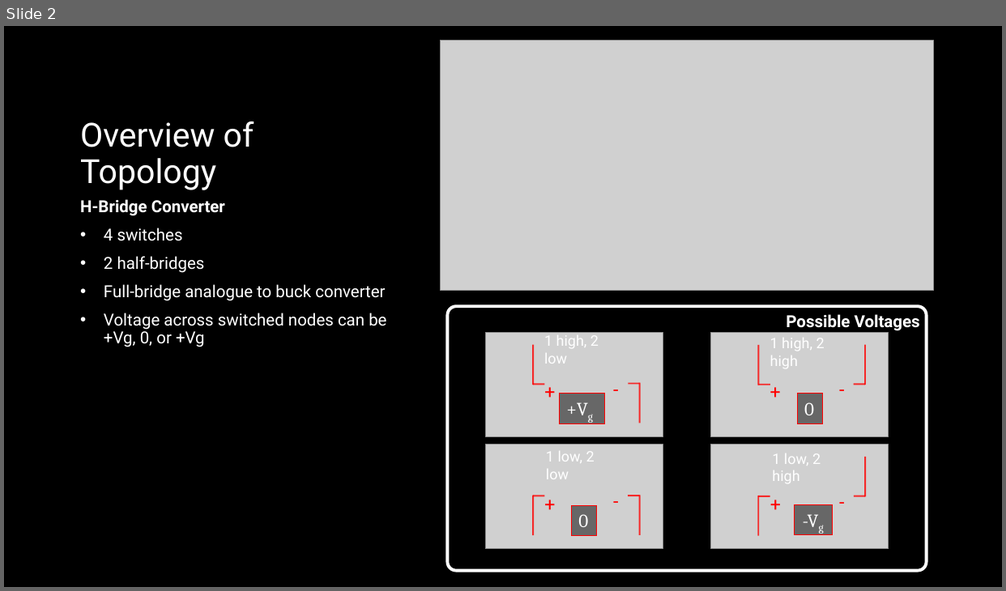
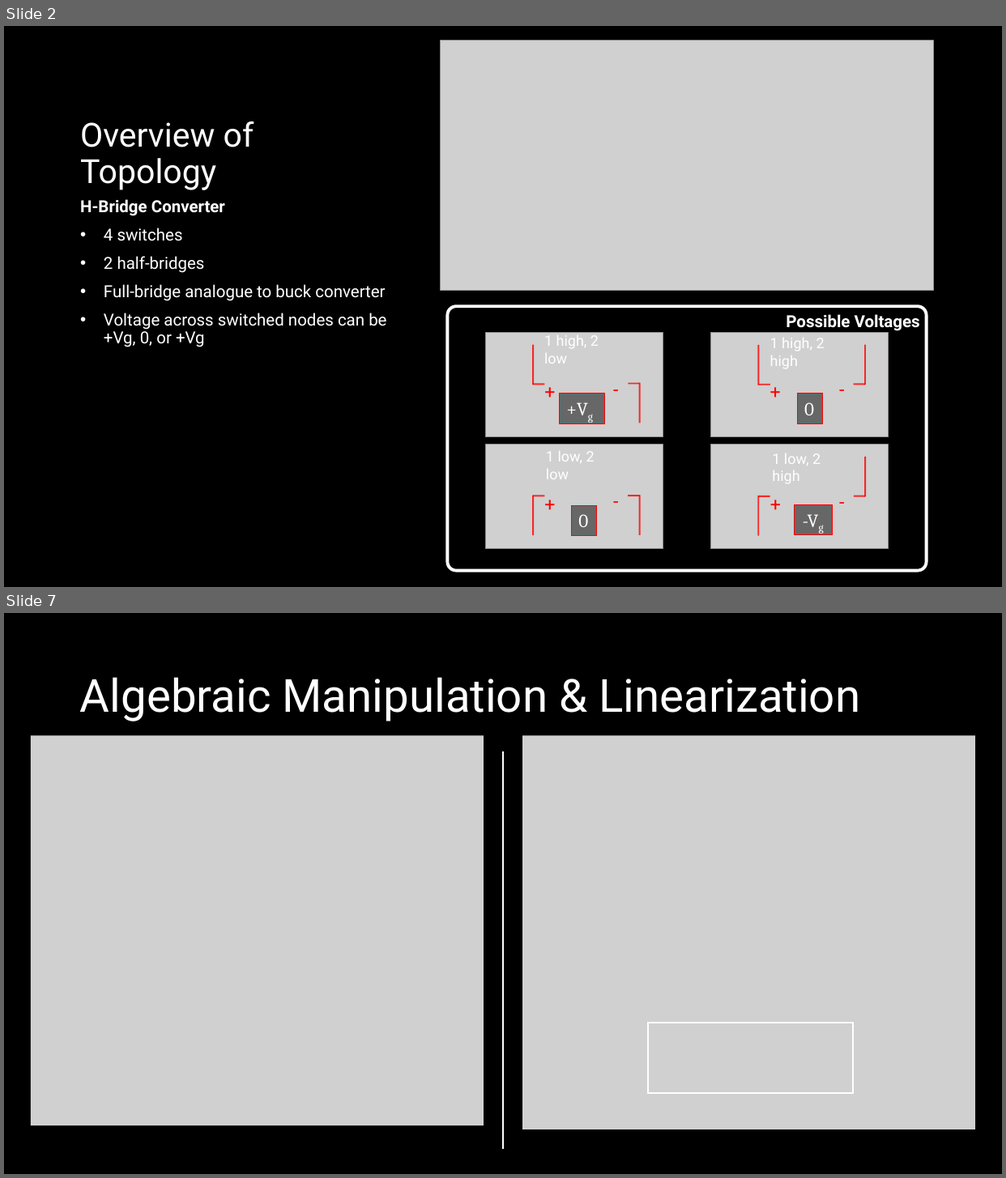
Before and after one commit to ut-ras/rm_electrical-supercap_v2, a slide deck: UT Robomasters – Supercap Power Stage Modeling.pptx. Shown one above the other, each under a label of ours: slide 2 before the commit, slides 2 and 7 after it; the slides between them are not shown. The pictures are 1006x591 and 1006x1178 pixels, drawn with LibreOffice and Linux fonts; fonts in the diff are those of the drawing; grey boxes stand for pictures. Boxes give left, top, right and bottom in pixels: in the first picture for what was removed or moved away, otherwise in the second. Text is boxed around its words. In the diff, an @@ line names an element or a change of style, - is before the commit and + after.

```diff
--- a/UT Robomasters – Supercap Power Stage Modeling.pptx
+++ b/UT Robomasters – Supercap Power Stage Modeling.pptx
@@ slide 7 added at [4, 613, 1002, 1174], background #000000 @@
@@ title added at [80, 677, 860, 722], 44 pt, text #FFFFFF @@
+Algebraic Manipulation & Linearization
@@ picture added at [31, 736, 484, 1127] @@
@@ line added from (503, 752) to (503, 1149), #FFFFFF 1.5 pt @@
@@ picture added at [522, 736, 976, 1131] @@
@@ rectangle added at [649, 1023, 853, 1093], outline #FFFFFF 1.5 pt @@
```
Also in this commit, not shown: 4 slides changed, 2 other slides added, 1 other file.
